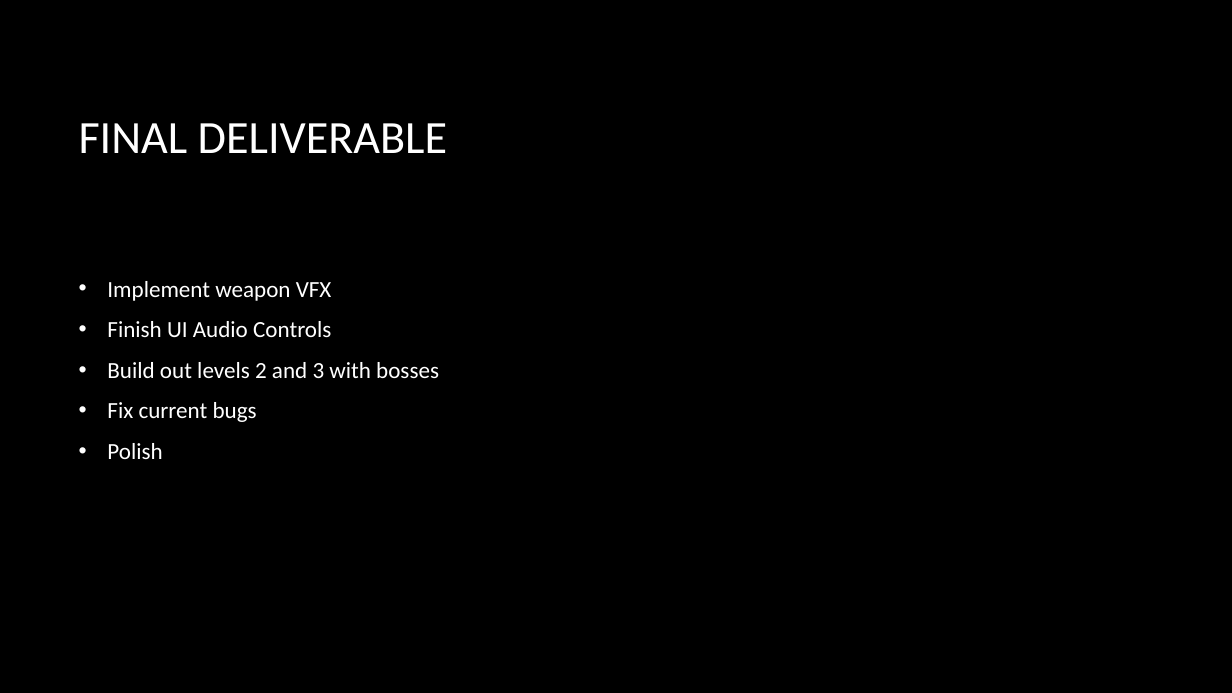
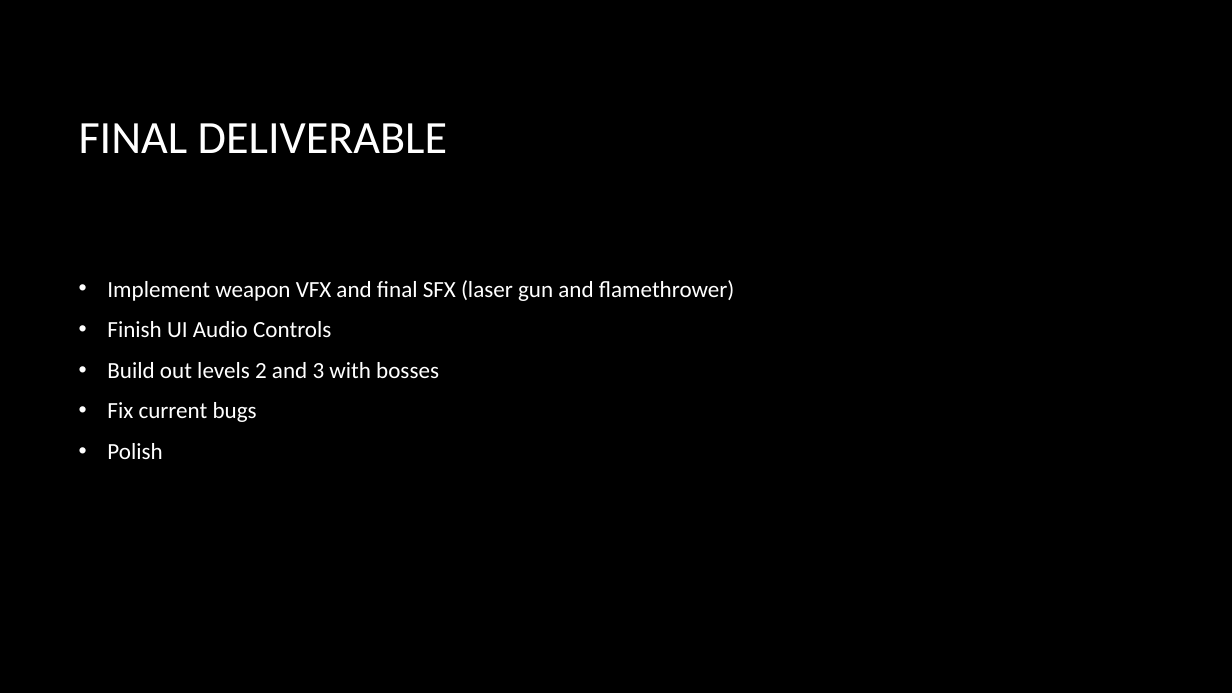
Before and after one commit to JSarasua/Guildhall, a slide deck: slide 4 of DFS/Bullet Hell Dungeon _Milestone_3.pptx. Drawn at 1232x693 pixels with LibreOffice and Linux fonts; fonts in the diff are those of the drawing; background and template pictures are left out. Boxes give left, top, right and bottom in pixels: in the first picture for what was removed or moved away, otherwise in the second. Text is boxed around its words. In the diff, an @@ line names an element or a change of style, - is before the commit and + after.

Commit message:
updated powerpoint

```diff
--- a/DFS/Bullet Hell Dungeon _Milestone_3.pptx
+++ b/DFS/Bullet Hell Dungeon _Milestone_3.pptx
@@ text at [107,280,735,301]: text changed @@
-• Implement weapon VFX
+• Implement weapon VFX and final SFX (laser gun and flamethrower)
```
Also in this commit, not shown: 1 other slide changed.
